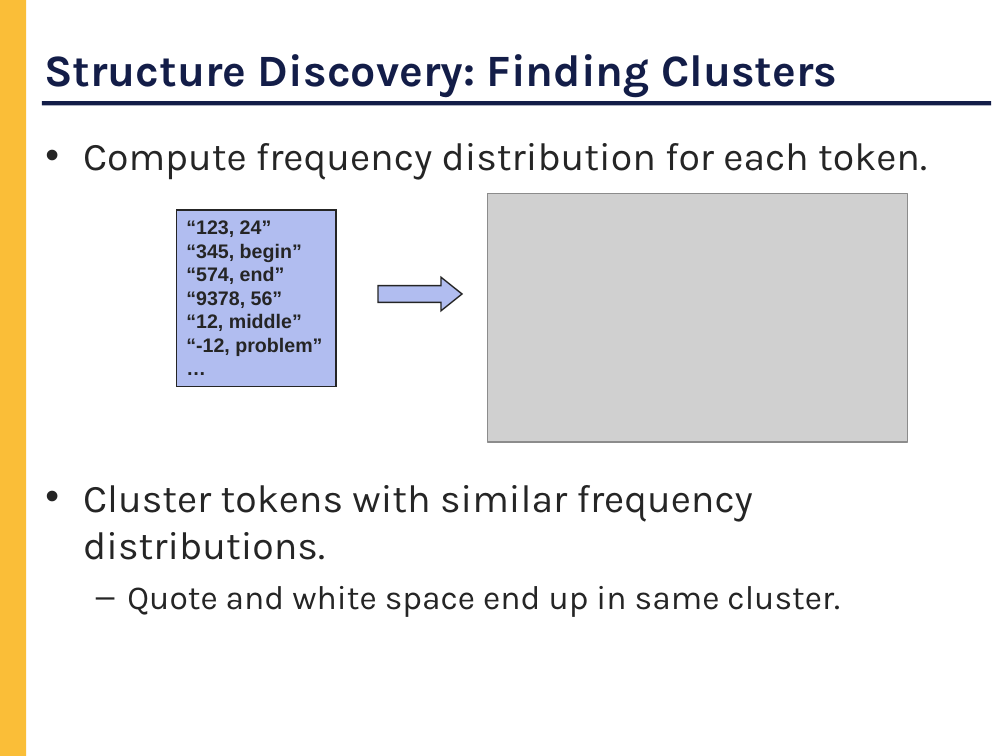
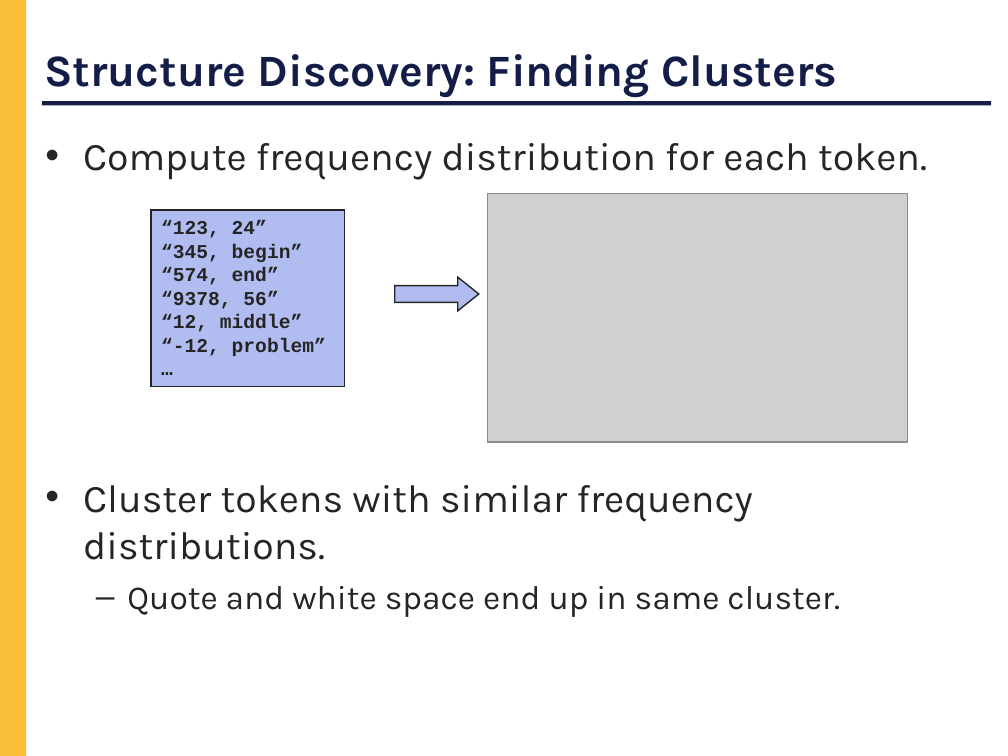
Before and after one commit to cornell-pl/forest, a slide deck: slide 13 of pads/Notes/DARPA/Kickoff.ppt. Drawn at 1008x756 pixels with LibreOffice and Linux fonts; fonts in the diff are those of the drawing; grey boxes stand for pictures. Boxes give left, top, right and bottom in pixels: in the first picture for what was removed or moved away, otherwise in the second. Text is boxed around its words. In the diff, an @@ line names an element or a change of style, - is before the commit and + after.

```diff
--- a/pads/Notes/DARPA/Kickoff.ppt
+++ b/pads/Notes/DARPA/Kickoff.ppt
@@ rectangle "“123, 24”": place and size @@
-rectangle "“123, 24”" at bbox=[176, 210, 336, 386]
+rectangle "“123, 24”" at bbox=[151, 210, 345, 386]
@@ rectangle "“123, 24”" at bbox=[151, 210, 345, 386]: font Arial to Courier New @@
@@ right arrow: place and size @@
-right arrow at bbox=[378, 277, 462, 310]
+right arrow at bbox=[395, 277, 479, 310]
```
Also in this commit, not shown: 1 other slide changed.
